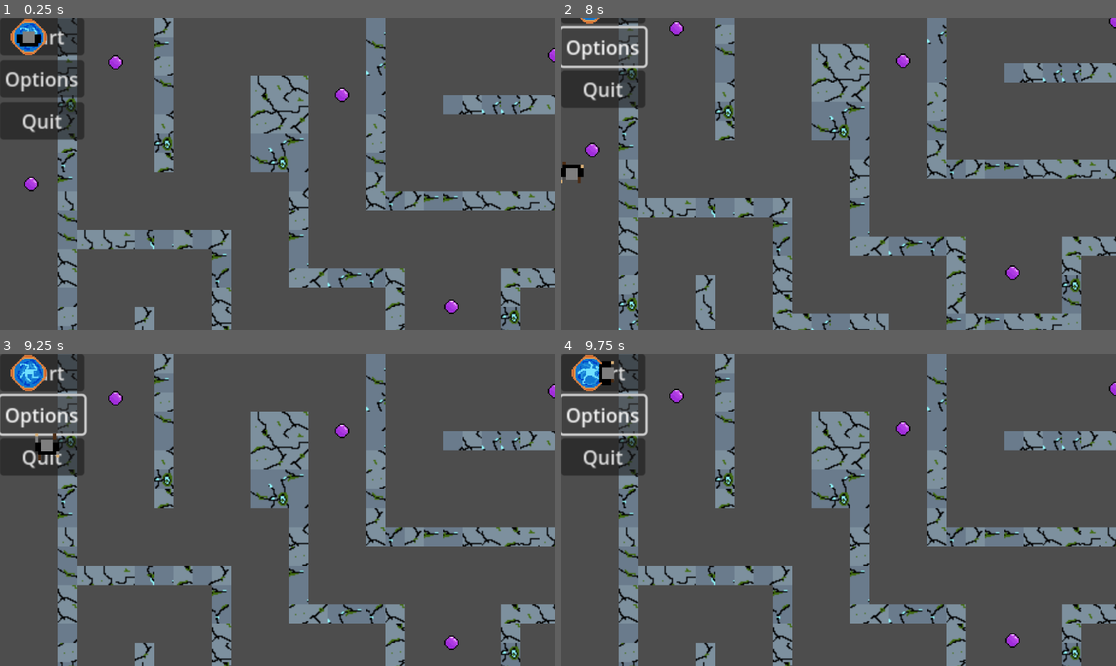
Above: before the commit, frames 1-4 (two rows, left to right).
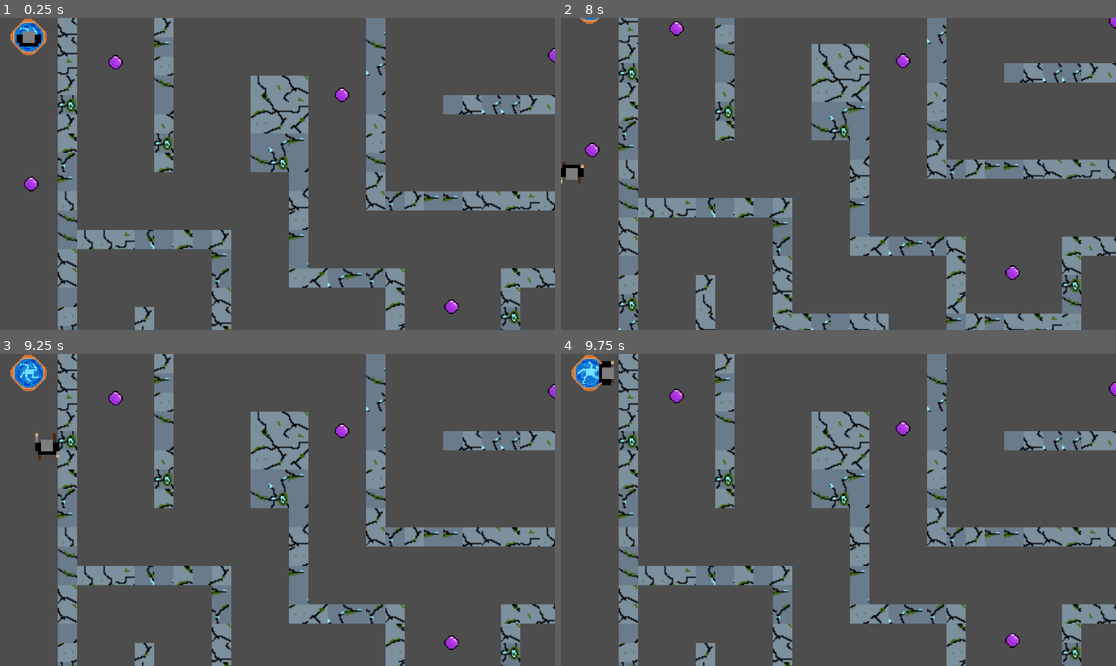
Above: after the commit, the same moments.

Repository: ctzeyong/Arcana-Architects
Game: Godot game, scene res://game.tscn
Two runs of this game, one before a commit and one after it. Both use one fixed random seed, a clock stepped at 60 frames per second and the inputs below.
Inputs (mouse positions are in pixels of both pictures, inside the frame that each line leads up to):
- Up to frame 1 (0.25 s): no input
- Up to frame 2 (8 s): click (605, 36) at 0.5 s, where only the run before the commit has a clickable "Start"; click (605, 36) at 1.25 s, where only the run before the commit has a clickable "Start"; click (605, 77) at 2 s, where only the run before the commit has a clickable "Options"; hold D (move_right) 2.78-3.53 s; hold Shift (sprint_active) 2.78-3.53 s; hold S (move_down) 3.53-4.28 s; tap Shift (sprint_active) at 3.6, 5.1, 6.6 s; hold D (move_right) 4.28-5.03 s; hold Shift (sprint_active) 4.28-5.03 s; hold W (move_up) 5.03-5.78 s; hold Shift (sprint_active) 5.78-6.53 s; hold A (move_left) 5.78-7.28 s; hold S (move_down) from 7.28 s (still down); hold Shift (sprint_active) from 7.28 s (still down)
- Up to frame 3 (9.25 s): release S (move_down) at 8.03 s; release Shift (sprint_active) at 8.03 s; hold D (move_right) 8.03-8.78 s; tap Shift (sprint_active) at 8.1 s; hold W (move_up) from 8.78 s (still down); hold Shift (sprint_active) from 8.78 s (still down)
- Up to frame 4 (9.75 s): release W (move_up) at 9.53 s; release Shift (sprint_active) at 9.53 s; hold D (move_right) from 9.53 s (still down); tap Shift (sprint_active) at 9.6 s

The runs differ from the first frame. In frame 1, 4.3% of the frame differs, in the area x 0-16%, y 0-39%; in frame 2, 2.8%; in frame 3, 3.5%; in frame 4, 3.6%.

Commit message:
new sprite

Diff:
--- /dev/null
+++ b/enemy/skeleton/base_skeleton.tscn
@@ -0,0 +1,20 @@
+[gd_scene load_steps=4 format=3 uid="uid://bhqu8fvqpdn0t"]
+
+[ext_resource type="Texture2D" uid="uid://cvygi6sxn5lgo" path="res://Pixel Crawler - FREE - 1.8/Enemy/Skeleton Crew/Skeleton - Base/Idle/Idle-Sheet.png" id="1_d0lns"]
+[ext_resource type="PackedScene" uid="uid://c2sr5jme5h3rx" path="res://short_bone_dagger.tscn" id="2_vkgyj"]
+[ext_resource type="PackedScene" uid="uid://dbndybdc7ho14" path="res://enemy/skeleton/bone_hand.tscn" id="3_45njt"]
+
+[node name="BaseSkeleton" type="Node2D"]
+
+[node name="Idle" type="Sprite2D" parent="."]
+texture_filter = 1
+texture = ExtResource("1_d0lns")
+hframes = 4
+
+[node name="Sprite2D2" type="Sprite2D" parent="."]
+
+[node name="ShortBoneDagger" parent="." instance=ExtResource("2_vkgyj")]
+position = Vector2(13, 0)
+
+[node name="BoneHand" parent="." instance=ExtResource("3_45njt")]
+position = Vector2(-15, 0)
--- /dev/null
+++ b/enemy/skeleton/bone_hand.tscn
@@ -0,0 +1,11 @@
+[gd_scene load_steps=2 format=3 uid="uid://dbndybdc7ho14"]
+
+[ext_resource type="Texture2D" uid="uid://dbcwyyvp3w06h" path="res://Pixel Crawler - FREE - 1.8/Weapons/Hands/Hands.png" id="1_sjm4t"]
+
+[node name="BoneHand" type="Node2D"]
+
+[node name="Sprite2D" type="Sprite2D" parent="."]
+texture_filter = 1
+texture = ExtResource("1_sjm4t")
+region_enabled = true
+region_rect = Rect2(3, 36, 8, 7)
--- a/game.tscn
+++ b/game.tscn
@@ -2,10 +2,10 @@
 
 [ext_resource type="Texture2D" uid="uid://j64jvwcmikw4" path="res://tiles/v1tilesheet.png" id="1_5cilq"]
 [ext_resource type="Script" path="res://game.gd" id="1_bwj84"]
-[ext_resource type="PackedScene" uid="uid://dt2og71is61y1" path="res://blue_portal_anim.tscn" id="2_dku8n"]
+[ext_resource type="PackedScene" uid="uid://dt2og71is61y1" path="res://portal/blue_portal_anim.tscn" id="2_dku8n"]
 [ext_resource type="PackedScene" uid="uid://cm5r1wi0y1u3d" path="res://stealth_char.tscn" id="3_6xldr"]
 [ext_resource type="PackedScene" uid="uid://bgasyk1i58t5m" path="res://purple_pearl.tscn" id="4_51svo"]
-[ext_resource type="PackedScene" uid="uid://dlnp1c2eywyl0" path="res://purple_portal.tscn" id="5_70s1l"]
+[ext_resource type="PackedScene" uid="uid://dlnp1c2eywyl0" path="res://portal/purple_portal.tscn" id="5_70s1l"]
 [ext_resource type="Script" path="res://PearlsCollected.gd" id="7_u3tdg"]
 
 [sub_resource type="TileSetAtlasSource" id="TileSetAtlasSource_sj148"]
@@ -187,6 +187,7 @@
 script = ExtResource("7_u3tdg")
 
 [node name="Menu" type="Control" parent="."]
+visible = false
 layout_mode = 3
 anchors_preset = 0
 offset_right = 40.0
--- a/purple_portal_anim.tscn
+++ b/portal/blue_portal_anim.tscn
@@ -1,9 +1,9 @@
-[gd_scene load_steps=5 format=3 uid="uid://d1bmied7re66e"]
+[gd_scene load_steps=5 format=3 uid="uid://dt2og71is61y1"]
 
-[ext_resource type="Texture2D" uid="uid://c7g8thpjvmdip" path="res://portal/purpless.png" id="1_0fnh3"]
-[ext_resource type="Script" path="res://purple_portal_anim.gd" id="1_b043p"]
+[ext_resource type="Script" path="res://portal/blue_portal_anim.gd" id="1_gddmb"]
+[ext_resource type="Texture2D" uid="uid://mswcl83o61bt" path="res://portal/bluess.png" id="2_fqsa1"]
 
-[sub_resource type="Animation" id="Animation_ypsj4"]
+[sub_resource type="Animation" id="Animation_63o6r"]
 resource_name = "idle"
 length = 0.5
 loop_mode = 1
@@ -20,22 +20,23 @@
 "values": [0, 1, 2, 3, 4]
 }
 
-[sub_resource type="AnimationLibrary" id="AnimationLibrary_61pca"]
+[sub_resource type="AnimationLibrary" id="AnimationLibrary_yku8k"]
 _data = {
-"idle": SubResource("Animation_ypsj4")
+"idle": SubResource("Animation_63o6r")
 }
 
-[node name="PurplePortalAnim" type="Node2D"]
-script = ExtResource("1_b043p")
+[node name="BluePortalAnim" type="Node2D"]
+position = Vector2(0, 15)
+script = ExtResource("1_gddmb")
 
 [node name="Sprite2D" type="Sprite2D" parent="."]
 texture_filter = 1
-texture = ExtResource("1_0fnh3")
+texture = ExtResource("2_fqsa1")
 hframes = 5
 
 [node name="AnimationPlayer" type="AnimationPlayer" parent="Sprite2D"]
 unique_name_in_owner = true
 libraries = {
-"": SubResource("AnimationLibrary_61pca")
+"": SubResource("AnimationLibrary_yku8k")
 }
 speed_scale = 0.5
--- a/purple_portal.tscn
+++ b/portal/purple_portal.tscn
@@ -1,7 +1,7 @@
 [gd_scene load_steps=4 format=3 uid="uid://dlnp1c2eywyl0"]
 
-[ext_resource type="Script" path="res://purple_portal.gd" id="1_rcyux"]
-[ext_resource type="PackedScene" uid="uid://d1bmied7re66e" path="res://purple_portal_anim.tscn" id="1_rypte"]
+[ext_resource type="Script" path="res://portal/purple_portal.gd" id="1_rcyux"]
+[ext_resource type="PackedScene" uid="uid://d1bmied7re66e" path="res://portal/purple_portal_anim.tscn" id="1_rypte"]
 
 [sub_resource type="CircleShape2D" id="CircleShape2D_uaqq4"]
 radius = 16.0312
--- a/blue_portal_anim.tscn
+++ b/portal/purple_portal_anim.tscn
@@ -1,9 +1,9 @@
-[gd_scene load_steps=5 format=3 uid="uid://dt2og71is61y1"]
+[gd_scene load_steps=5 format=3 uid="uid://d1bmied7re66e"]
 
-[ext_resource type="Script" path="res://blue_portal_anim.gd" id="1_gddmb"]
-[ext_resource type="Texture2D" uid="uid://mswcl83o61bt" path="res://portal/bluess.png" id="2_fqsa1"]
+[ext_resource type="Texture2D" uid="uid://c7g8thpjvmdip" path="res://portal/purpless.png" id="1_0fnh3"]
+[ext_resource type="Script" path="res://portal/purple_portal_anim.gd" id="1_b043p"]
 
-[sub_resource type="Animation" id="Animation_63o6r"]
+[sub_resource type="Animation" id="Animation_ypsj4"]
 resource_name = "idle"
 length = 0.5
 loop_mode = 1
@@ -20,23 +20,22 @@
 "values": [0, 1, 2, 3, 4]
 }
 
-[sub_resource type="AnimationLibrary" id="AnimationLibrary_yku8k"]
+[sub_resource type="AnimationLibrary" id="AnimationLibrary_61pca"]
 _data = {
-"idle": SubResource("Animation_63o6r")
+"idle": SubResource("Animation_ypsj4")
 }
 
-[node name="BluePortalAnim" type="Node2D"]
-position = Vector2(0, 15)
-script = ExtResource("1_gddmb")
+[node name="PurplePortalAnim" type="Node2D"]
+script = ExtResource("1_b043p")
 
 [node name="Sprite2D" type="Sprite2D" parent="."]
 texture_filter = 1
-texture = ExtResource("2_fqsa1")
+texture = ExtResource("1_0fnh3")
 hframes = 5
 
 [node name="AnimationPlayer" type="AnimationPlayer" parent="Sprite2D"]
 unique_name_in_owner = true
 libraries = {
-"": SubResource("AnimationLibrary_yku8k")
+"": SubResource("AnimationLibrary_61pca")
 }
 speed_scale = 0.5
--- /dev/null
+++ b/short_bone_dagger.tscn
@@ -0,0 +1,24 @@
+[gd_scene load_steps=4 format=3 uid="uid://c2sr5jme5h3rx"]
+
+[ext_resource type="Texture2D" uid="uid://byv23fktqih1n" path="res://Pixel Crawler - FREE - 1.8/Weapons/Bone/Bone.png" id="1_5tyqg"]
+
+[sub_resource type="Animation" id="Animation_3mrst"]
+resource_name = "idle"
+
+[sub_resource type="AnimationLibrary" id="AnimationLibrary_hibsl"]
+_data = {
+"idle": SubResource("Animation_3mrst")
+}
+
+[node name="ShortBoneDagger" type="Node2D"]
+
+[node name="Sprite2D" type="Sprite2D" parent="."]
+texture_filter = 1
+texture = ExtResource("1_5tyqg")
+region_enabled = true
+region_rect = Rect2(16, 0, 16, 16)
+
+[node name="AnimationPlayer" type="AnimationPlayer" parent="Sprite2D"]
+libraries = {
+"": SubResource("AnimationLibrary_hibsl")
+}
--- a/stealth_char_anim.tscn
+++ b/stealth_char_anim.tscn
@@ -65,6 +65,78 @@
 "values": [0]
 }
 
+[sub_resource type="Animation" id="Animation_vjyo3"]
+resource_name = "sprint_down"
+length = 0.6
+loop_mode = 1
+step = 0.05
+tracks/0/type = "value"
+tracks/0/imported = false
+tracks/0/enabled = true
+tracks/0/path = NodePath("Sprite2D:frame")
+tracks/0/interp = 1
+tracks/0/loop_wrap = true
+tracks/0/keys = {
+"times": PackedFloat32Array(0, 0.05, 0.1, 0.15, 0.2, 0.25, 0.3, 0.35, 0.4, 0.45, 0.5, 0.55),
+"transitions": PackedFloat32Array(1, 1, 1, 1, 1, 1, 1, 1, 1, 1, 1, 1),
+"update": 1,
+"values": [8, 9, 10, 9, 8, 7, 11, 12, 13, 12, 11, 7]
+}
+
+[sub_resource type="Animation" id="Animation_5vuba"]
+resource_name = "sprint_left"
+length = 0.6
+loop_mode = 1
+step = 0.05
+tracks/0/type = "value"
+tracks/0/imported = false
+tracks/0/enabled = true
+tracks/0/path = NodePath("Sprite2D:frame")
+tracks/0/interp = 1
+tracks/0/loop_wrap = true
+tracks/0/keys = {
+"times": PackedFloat32Array(0, 0.05, 0.1, 0.15, 0.2, 0.25, 0.3, 0.35, 0.4, 0.45, 0.5, 0.55),
+"transitions": PackedFloat32Array(1, 1, 1, 1, 1, 1, 1, 1, 1, 1, 1, 1),
+"update": 1,
+"values": [15, 16, 17, 16, 15, 14, 18, 19, 20, 19, 18, 14]
+}
+
+[sub_resource type="Animation" id="Animation_jduh2"]
+resource_name = "sprint_right"
+length = 0.6
+loop_mode = 1
+step = 0.05
+tracks/0/type = "value"
+tracks/0/imported = false
+tracks/0/enabled = true
+tracks/0/path = NodePath("Sprite2D:frame")
+tracks/0/interp = 1
+tracks/0/loop_wrap = true
+tracks/0/keys = {
+"times": PackedFloat32Array(0, 0.05, 0.1, 0.15, 0.2, 0.25, 0.3, 0.35, 0.4, 0.45, 0.5, 0.55),
+"transitions": PackedFloat32Array(1, 1, 1, 1, 1, 1, 1, 1, 1, 1, 1, 1),
+"update": 1,
+"values": [22, 23, 24, 23, 22, 21, 25, 26, 27, 26, 25, 21]
+}
+
+[sub_resource type="Animation" id="Animation_7o7qt"]
+resource_name = "sprint_up"
+length = 0.6
+loop_mode = 1
+step = 0.05
+tracks/0/type = "value"
+tracks/0/imported = false
+tracks/0/enabled = true
+tracks/0/path = NodePath("Sprite2D:frame")
+tracks/0/interp = 1
+tracks/0/loop_wrap = true
+tracks/0/keys = {
+"times": PackedFloat32Array(0, 0.05, 0.1, 0.15, 0.2, 0.25, 0.3, 0.35, 0.4, 0.45, 0.5, 0.55),
+"transitions": PackedFloat32Array(1, 1, 1, 1, 1, 1, 1, 1, 1, 1, 1, 1),
+"update": 1,
+"values": [1, 2, 3, 2, 1, 0, 4, 5, 6, 5, 4, 0]
+}
+
 [sub_resource type="Animation" id="Animation_y1x15"]
 resource_name = "walk_down"
 length = 1.2
@@ -128,78 +200,6 @@
 tracks/0/loop_wrap = true
 tracks/0/keys = {
 "times": PackedFloat32Array(0, 0.1, 0.2, 0.3, 0.4, 0.5, 0.6, 0.7, 0.8, 0.9, 1, 1.1),
-"transitions": PackedFloat32Array(1, 1, 1, 1, 1, 1, 1, 1, 1, 1, 1, 1),
-"update": 1,
-"values": [1, 2, 3, 2, 1, 0, 4, 5, 6, 5, 4, 0]
-}
-
-[sub_resource type="Animation" id="Animation_vjyo3"]
-resource_name = "sprint_down"
-length = 0.6
-loop_mode = 1
-step = 0.05
-tracks/0/type = "value"
-tracks/0/imported = false
-tracks/0/enabled = true
-tracks/0/path = NodePath("Sprite2D:frame")
-tracks/0/interp = 1
-tracks/0/loop_wrap = true
-tracks/0/keys = {
-"times": PackedFloat32Array(0, 0.05, 0.1, 0.15, 0.2, 0.25, 0.3, 0.35, 0.4, 0.45, 0.5, 0.55),
-"transitions": PackedFloat32Array(1, 1, 1, 1, 1, 1, 1, 1, 1, 1, 1, 1),
-"update": 1,
-"values": [8, 9, 10, 9, 8, 7, 11, 12, 13, 12, 11, 7]
-}
-
-[sub_resource type="Animation" id="Animation_5vuba"]
-resource_name = "sprint_left"
-length = 0.6
-loop_mode = 1
-step = 0.05
-tracks/0/type = "value"
-tracks/0/imported = false
-tracks/0/enabled = true
-tracks/0/path = NodePath("Sprite2D:frame")
-tracks/0/interp = 1
-tracks/0/loop_wrap = true
-tracks/0/keys = {
-"times": PackedFloat32Array(0, 0.05, 0.1, 0.15, 0.2, 0.25, 0.3, 0.35, 0.4, 0.45, 0.5, 0.55),
-"transitions": PackedFloat32Array(1, 1, 1, 1, 1, 1, 1, 1, 1, 1, 1, 1),
-"update": 1,
-"values": [15, 16, 17, 16, 15, 14, 18, 19, 20, 19, 18, 14]
-}
-
-[sub_resource type="Animation" id="Animation_jduh2"]
-resource_name = "sprint_right"
-length = 0.6
-loop_mode = 1
-step = 0.05
-tracks/0/type = "value"
-tracks/0/imported = false
-tracks/0/enabled = true
-tracks/0/path = NodePath("Sprite2D:frame")
-tracks/0/interp = 1
-tracks/0/loop_wrap = true
-tracks/0/keys = {
-"times": PackedFloat32Array(0, 0.05, 0.1, 0.15, 0.2, 0.25, 0.3, 0.35, 0.4, 0.45, 0.5, 0.55),
-"transitions": PackedFloat32Array(1, 1, 1, 1, 1, 1, 1, 1, 1, 1, 1, 1),
-"update": 1,
-"values": [22, 23, 24, 23, 22, 21, 25, 26, 27, 26, 25, 21]
-}
-
-[sub_resource type="Animation" id="Animation_7o7qt"]
-resource_name = "sprint_up"
-length = 0.6
-loop_mode = 1
-step = 0.05
-tracks/0/type = "value"
-tracks/0/imported = false
-tracks/0/enabled = true
-tracks/0/path = NodePath("Sprite2D:frame")
-tracks/0/interp = 1
-tracks/0/loop_wrap = true
-tracks/0/keys = {
-"times": PackedFloat32Array(0, 0.05, 0.1, 0.15, 0.2, 0.25, 0.3, 0.35, 0.4, 0.45, 0.5, 0.55),
 "transitions": PackedFloat32Array(1, 1, 1, 1, 1, 1, 1, 1, 1, 1, 1, 1),
 "update": 1,
 "values": [1, 2, 3, 2, 1, 0, 4, 5, 6, 5, 4, 0]
Binary file added: Pixel Crawler - FREE - 1.8/Enemy/Orc Crew/Orc - Rogue/Death/Death-Sheet.png
Not shown, added: Pixel Crawler - FREE - 1.8/Enemy/Orc Crew/Orc - Rogue/Death/Death-Sheet.png.import
Binary file added: Pixel Crawler - FREE - 1.8/Enemy/Orc Crew/Orc - Rogue/Death/Death.aseprite
Binary file added: Pixel Crawler - FREE - 1.8/Enemy/Orc Crew/Orc - Rogue/Idle/Idle-Sheet.png
Not shown, added: Pixel Crawler - FREE - 1.8/Enemy/Orc Crew/Orc - Rogue/Idle/Idle-Sheet.png.import
Binary file added: Pixel Crawler - FREE - 1.8/Enemy/Orc Crew/Orc - Rogue/Idle/Idle.aseprite
Binary file added: Pixel Crawler - FREE - 1.8/Enemy/Orc Crew/Orc - Rogue/Run/Run-Sheet.png
Not shown, added: Pixel Crawler - FREE - 1.8/Enemy/Orc Crew/Orc - Rogue/Run/Run-Sheet.png.import
Binary file added: Pixel Crawler - FREE - 1.8/Enemy/Orc Crew/Orc - Rogue/Run/Run.aseprite
Binary file added: Pixel Crawler - FREE - 1.8/Enemy/Orc Crew/Orc - Shaman/Death/Death-Sheet.png
Not shown, added: Pixel Crawler - FREE - 1.8/Enemy/Orc Crew/Orc - Shaman/Death/Death-Sheet.png.import
Binary file added: Pixel Crawler - FREE - 1.8/Enemy/Orc Crew/Orc - Shaman/Death/Death.aseprite
(and 115 more such lines)
